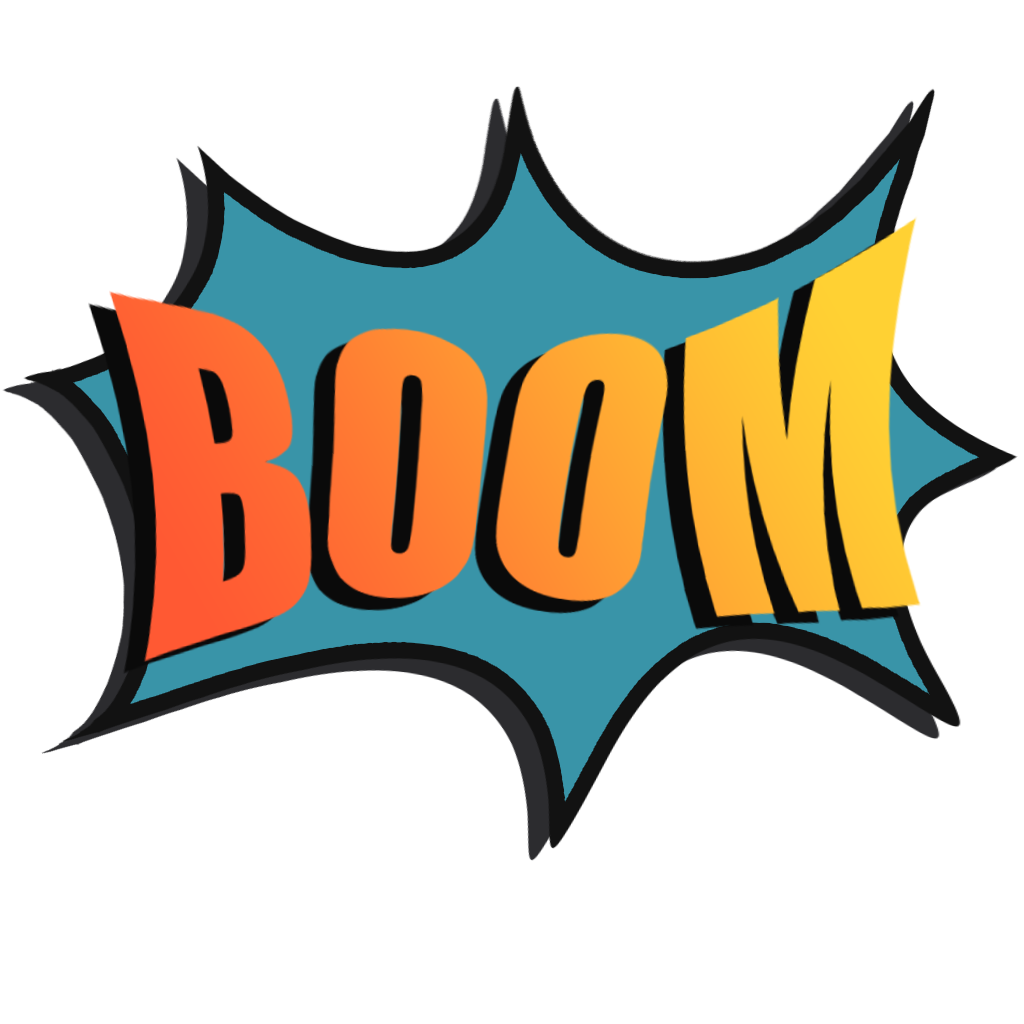
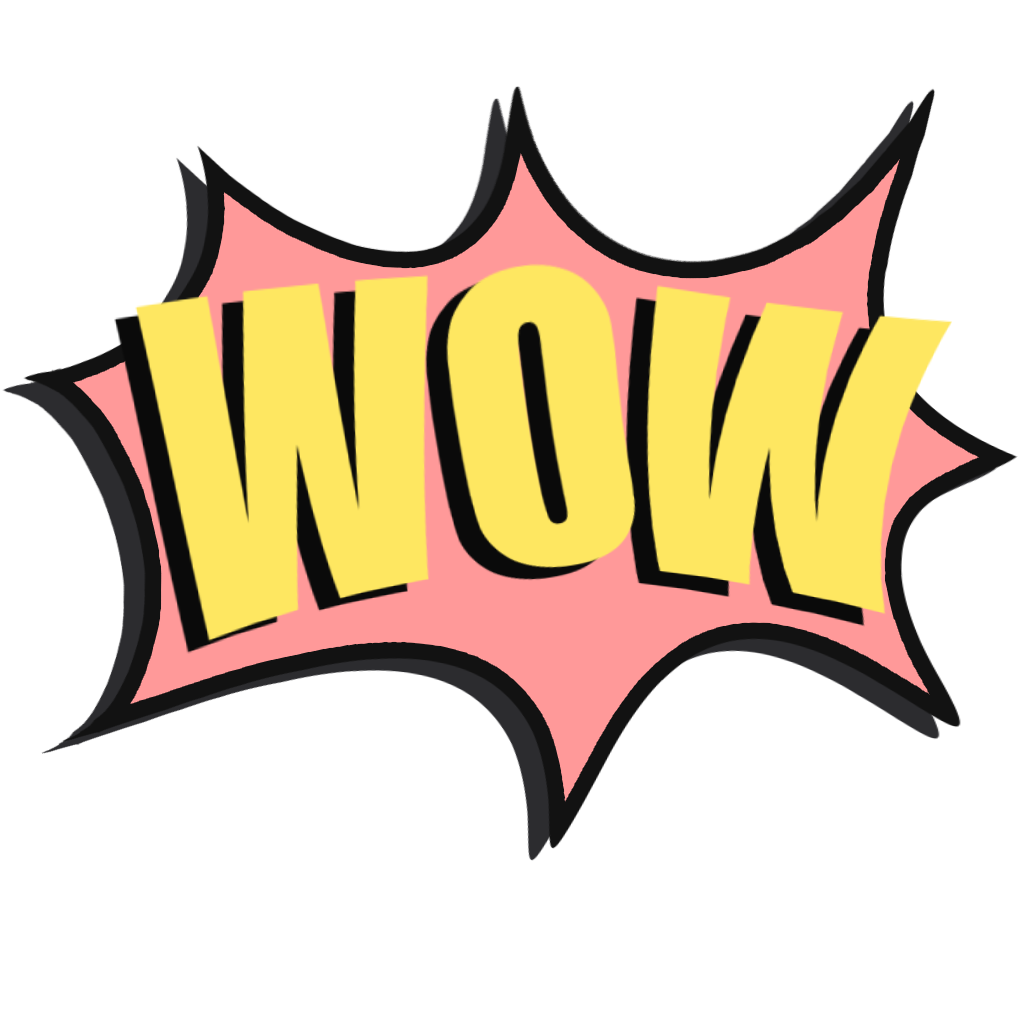
Layered file, before and after one edit (1024×1024). Changes by layer:
added layer "W O W" above "boom" over [135, 262, 952, 642]
hid "boom" over [109, 215, 922, 662]
